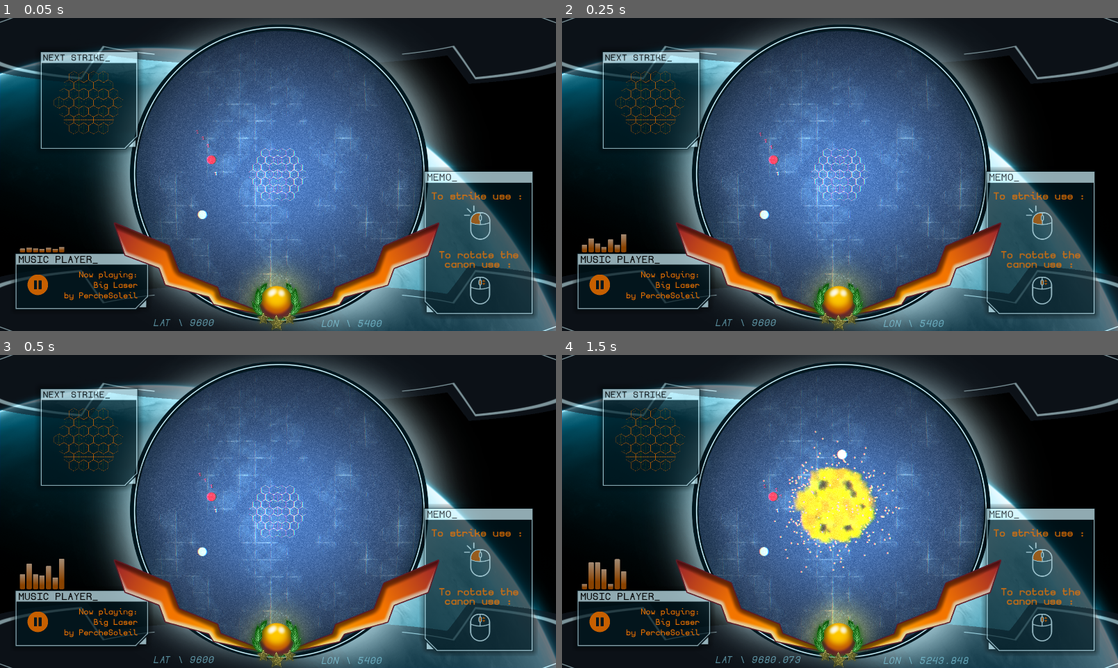
Above: before the commit, frames 1-4 (two rows, left to right).
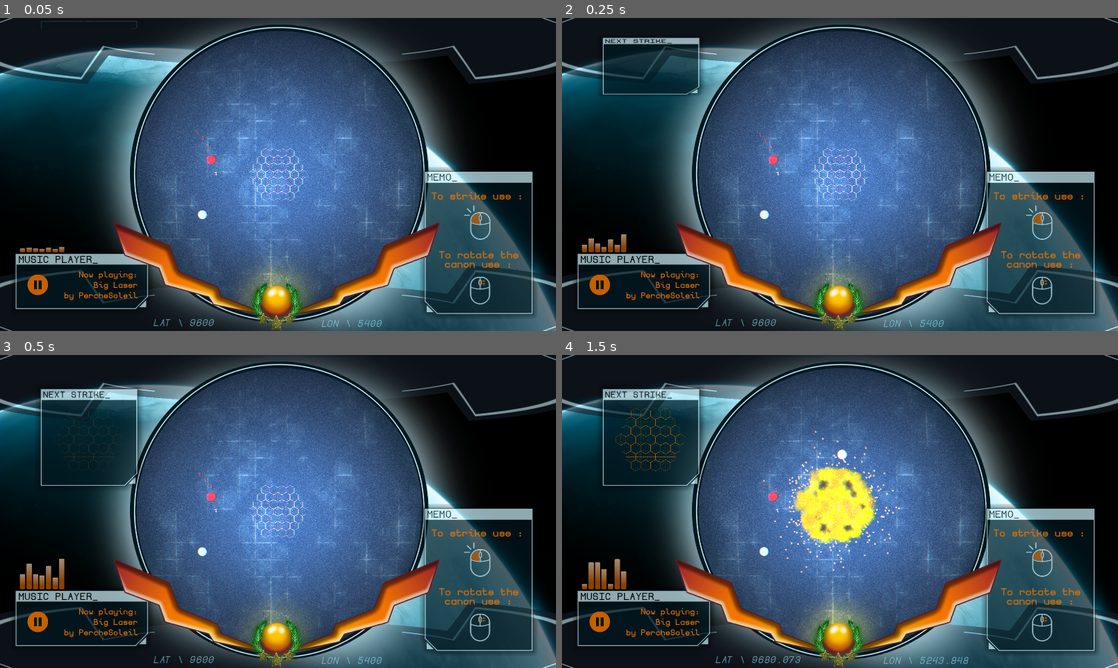
Above: after the commit, the same moments.

Repository: Rheyles/Semi-Surgical-Strike---GMTK2024
Game: Godot game, scene res://Scenes/Test/test.tscn
The game is run twice, just before and just after one commit, with the same random seed, the same clock (stepped at 60 frames per second) and the same inputs.
Inputs (mouse positions are in pixels of both pictures, inside the frame that each line leads up to):
- Up to frame 1 (0.05 s): no input
- Up to frame 2 (0.25 s): no input
- Up to frame 3 (0.5 s): no input
- Up to frame 4 (1.5 s): click (840, 511) at 0.6 s; move the mouse to (845, 505) at 1.27 s; right-click (845, 505) at 1.35 s

The runs differ from the first frame. In frame 1, 4.2% of the frame differs, in the area x 6-26%, y 0-43%; in frame 2, 2.9%; in frame 3, 0.3%; in frame 4, nothing differs.

Commit message:
Add appear animation to next strike visualizer

Diff:
--- a/Scenes/Test/test.tscn
+++ b/Scenes/Test/test.tscn
@@ -84,6 +84,90 @@
 shader_parameter/scanlines_spacing = 1.0
 shader_parameter/noise_texture = SubResource("NoiseTexture2D_feloi")
 
+[sub_resource type="Animation" id="Animation_ifwx0"]
+resource_name = "appear"
+tracks/0/type = "value"
+tracks/0/imported = false
+tracks/0/enabled = true
+tracks/0/path = NodePath(".:size")
+tracks/0/interp = 1
+tracks/0/loop_wrap = true
+tracks/0/keys = {
+"times": PackedFloat32Array(0, 0.4),
+"transitions": PackedFloat32Array(1, 1),
+"update": 0,
+"values": [Vector2(1920, 0), Vector2(1920, 1080)]
+}
+tracks/1/type = "value"
+tracks/1/imported = false
+tracks/1/enabled = true
+tracks/1/path = NodePath(".:modulate")
+tracks/1/interp = 1
+tracks/1/loop_wrap = true
+tracks/1/keys = {
+"times": PackedFloat32Array(0, 0.2),
+"transitions": PackedFloat32Array(1, 1),
+"update": 0,
+"values": [Color(1, 1, 1, 0), Color(1, 1, 1, 0.694118)]
+}
+tracks/2/type = "value"
+tracks/2/imported = false
+tracks/2/enabled = true
+tracks/2/path = NodePath("next_pattern_visual:modulate")
+tracks/2/interp = 1
+tracks/2/loop_wrap = true
+tracks/2/keys = {
+"times": PackedFloat32Array(0.4, 0.7),
+"transitions": PackedFloat32Array(1, 1),
+"update": 0,
+"values": [Color(0.960784, 0.462745, 0, 0), Color(0.960784, 0.462745, 0, 1)]
+}
+
+[sub_resource type="Animation" id="Animation_jfsw6"]
+length = 0.001
+tracks/0/type = "value"
+tracks/0/imported = false
+tracks/0/enabled = true
+tracks/0/path = NodePath(".:size")
+tracks/0/interp = 1
+tracks/0/loop_wrap = true
+tracks/0/keys = {
+"times": PackedFloat32Array(0),
+"transitions": PackedFloat32Array(1),
+"update": 0,
+"values": [Vector2(1920, 1080)]
+}
+tracks/1/type = "value"
+tracks/1/imported = false
+tracks/1/enabled = true
+tracks/1/path = NodePath(".:modulate")
+tracks/1/interp = 1
+tracks/1/loop_wrap = true
+tracks/1/keys = {
+"times": PackedFloat32Array(0),
+"transitions": PackedFloat32Array(1),
+"update": 0,
+"values": [Color(1, 1, 1, 0.694118)]
+}
+tracks/2/type = "value"
+tracks/2/imported = false
+tracks/2/enabled = true
+tracks/2/path = NodePath("next_pattern_visual:modulate")
+tracks/2/interp = 1
+tracks/2/loop_wrap = true
+tracks/2/keys = {
+"times": PackedFloat32Array(0),
+"transitions": PackedFloat32Array(1),
+"update": 0,
+"values": [Color(0.960784, 0.462745, 0, 1)]
+}
+
+[sub_resource type="AnimationLibrary" id="AnimationLibrary_ijlsy"]
+_data = {
+"RESET": SubResource("Animation_jfsw6"),
+"appear": SubResource("Animation_ifwx0")
+}
+
 [sub_resource type="FontVariation" id="FontVariation_poo3n"]
 base_font = ExtResource("19_rggjf")
 
@@ -340,6 +424,7 @@
 grow_vertical = 2
 
 [node name="PlanetBackGround" type="TextureRect" parent="UI/Control"]
+layout_mode = 0
 offset_right = 1920.0
 offset_bottom = 1080.0
 texture = ExtResource("1_ku2wl")
@@ -372,15 +457,18 @@
 expand_mode = 2
 
 [node name="MapBorder" type="TextureRect" parent="UI/Control"]
+layout_mode = 0
 offset_right = 1920.0
 offset_bottom = 1080.0
 texture = ExtResource("5_elk6g")
 
 [node name="NextStrike" type="TextureRect" parent="UI/Control"]
 modulate = Color(1, 1, 1, 0.694118)
+layout_mode = 1
 offset_right = 1920.0
 offset_bottom = 1080.0
 texture = ExtResource("14_4w7y5")
+expand_mode = 1
 
 [node name="next_pattern_visual" parent="UI/Control/NextStrike" instance=ExtResource("6_6txui")]
 modulate = Color(0.960784, 0.462745, 0, 1)
@@ -389,6 +477,11 @@
 offset_right = 306.0
 offset_bottom = 292.0
 scale = Vector2(0.18, 0.18)
+
+[node name="AnimationPlayer" type="AnimationPlayer" parent="UI/Control/NextStrike"]
+libraries = {
+"": SubResource("AnimationLibrary_ijlsy")
+}
 
 [node name="Memo" type="NinePatchRect" parent="UI/Control"]
 modulate = Color(1, 1, 1, 0.694118)
@@ -505,6 +598,7 @@
 text = "MUSIC PLAYER_"
 
 [node name="Legend" type="Label" parent="UI/Control/Music Player"]
+layout_mode = 0
 offset_left = 84.0
 offset_top = 798.0
 offset_right = 438.0
@@ -545,7 +639,7 @@
 layout_mode = 2
 offset_left = -0.165
 offset_right = 18.165
-offset_bottom = 114.009
+offset_bottom = 10.0
 grow_horizontal = 2
 grow_vertical = 0
 pivot_offset = Vector2(9.165, 141)
@@ -556,7 +650,7 @@
 layout_mode = 2
 offset_left = 22.0
 offset_right = 40.33
-offset_bottom = 48.3177
+offset_bottom = 10.0
 pivot_offset = Vector2(9.165, 141)
 texture = ExtResource("23_fiaqb")
 expand_mode = 3
@@ -565,7 +659,7 @@
 layout_mode = 2
 offset_left = 45.0
 offset_right = 63.33
-offset_bottom = 98.0635
+offset_bottom = 10.0
 pivot_offset = Vector2(9.165, 141)
 texture = ExtResource("23_fiaqb")
 expand_mode = 3
@@ -574,7 +668,7 @@
 layout_mode = 2
 offset_left = 68.0
 offset_right = 86.33
-offset_bottom = 66.1337
+offset_bottom = 10.0
 pivot_offset = Vector2(9.165, 141)
 texture = ExtResource("23_fiaqb")
 expand_mode = 3
@@ -583,7 +677,7 @@
 layout_mode = 2
 offset_left = 90.0
 offset_right = 108.33
-offset_bottom = 61.8585
+offset_bottom = 10.0
 pivot_offset = Vector2(9.165, 141)
 texture = ExtResource("23_fiaqb")
 expand_mode = 3
@@ -592,7 +686,7 @@
 layout_mode = 2
 offset_left = 112.0
 offset_right = 130.33
-offset_bottom = 97.8736
+offset_bottom = 10.0
 pivot_offset = Vector2(9.165, 141)
 texture = ExtResource("23_fiaqb")
 expand_mode = 3
@@ -601,7 +695,7 @@
 layout_mode = 2
 offset_left = 135.0
 offset_right = 153.33
-offset_bottom = 39.8746
+offset_bottom = 10.0
 pivot_offset = Vector2(9.165, 141)
 texture = ExtResource("23_fiaqb")
 expand_mode = 3
--- a/Scenes/UI/MainUI.gd
+++ b/Scenes/UI/MainUI.gd
@@ -5,3 +5,4 @@
 func _ready():
 	$"Music Player/AudioBars/AnimationPlayer".play("idle")
 	$WinJauge/AnimationPlayer.play("idle")
+	$NextStrike/AnimationPlayer.play("appear")
Not shown: 1 places in Scenes/Test/test.tscn that only renumber resources
